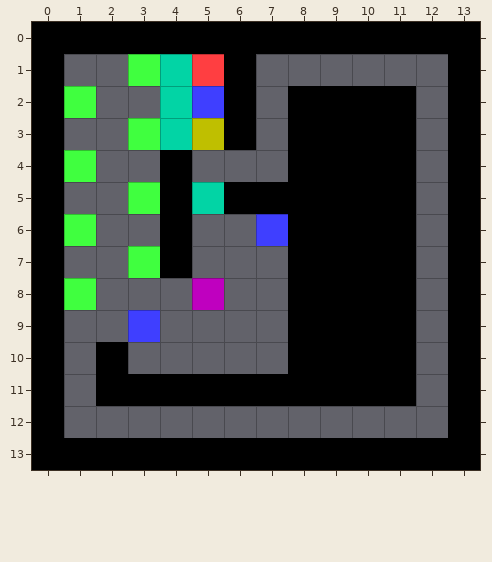
An edit to a level. Tiled map, src/main/resources/maps/world1/map6.tmx. This is how it looked before the edit.
Cells are 32x32 px. Shown: x 0..13, y 0..13. The old version is drawn lined up with the new one.
The result:
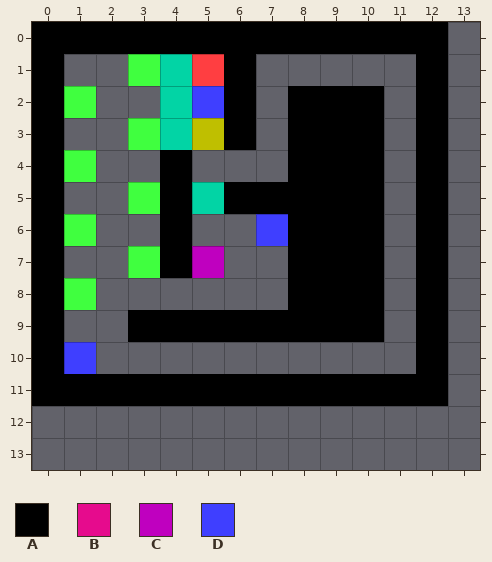
Key: from "basic": A 10 "Wall", B 14 "004", C 16 "006", D 21 "011".
_ is an empty cell.
Objects are placed by their top-left corner, in cells (3,4 is the top-left corner of cell 3,4); size is 1x1 cell unless given.
From old to new:
map size 14x14 -> 13x12 cells
Layer "tiles":
y 0: x 13 A -> _
y 1: x 12..13 _A -> A_
y 2..7: x 11..13 A_A -> _A_
y 8: x 5 B -> _; x 11..13 A_A -> _A_
y 9: x 3..7 _____ -> AAAAA; x 11..13 A_A -> _A_
y 10: x 2 A -> _; x 8..13 AAAA_A -> ____A_
y 11: x 1 _ -> A; x 12..13 _A -> A_
y 12: x 0 A -> _; x 13 A -> _
y 13: x 0..13 AAAAAAAAAAAAAA -> ______________
Layer "objects":
changed: C "Start" at 5,8 -> C "Start" at 5,7
changed: D "3" at 3,9 -> D "3" at 1,10
